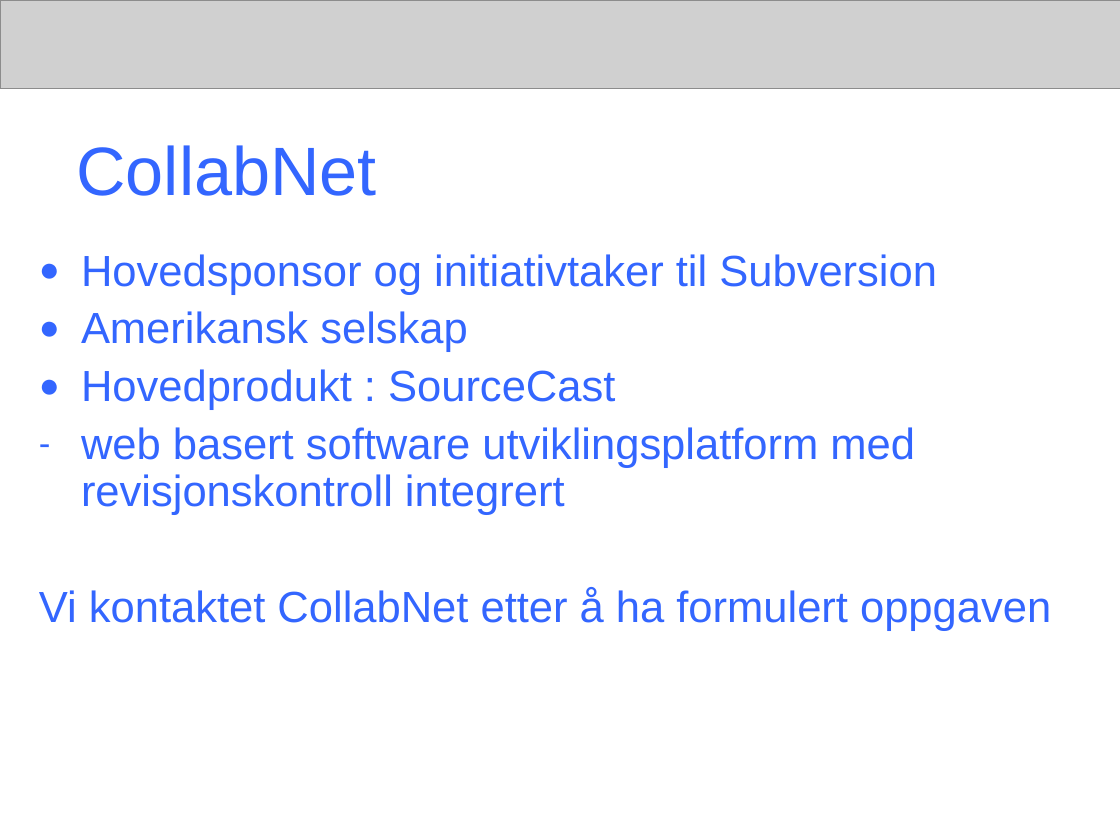
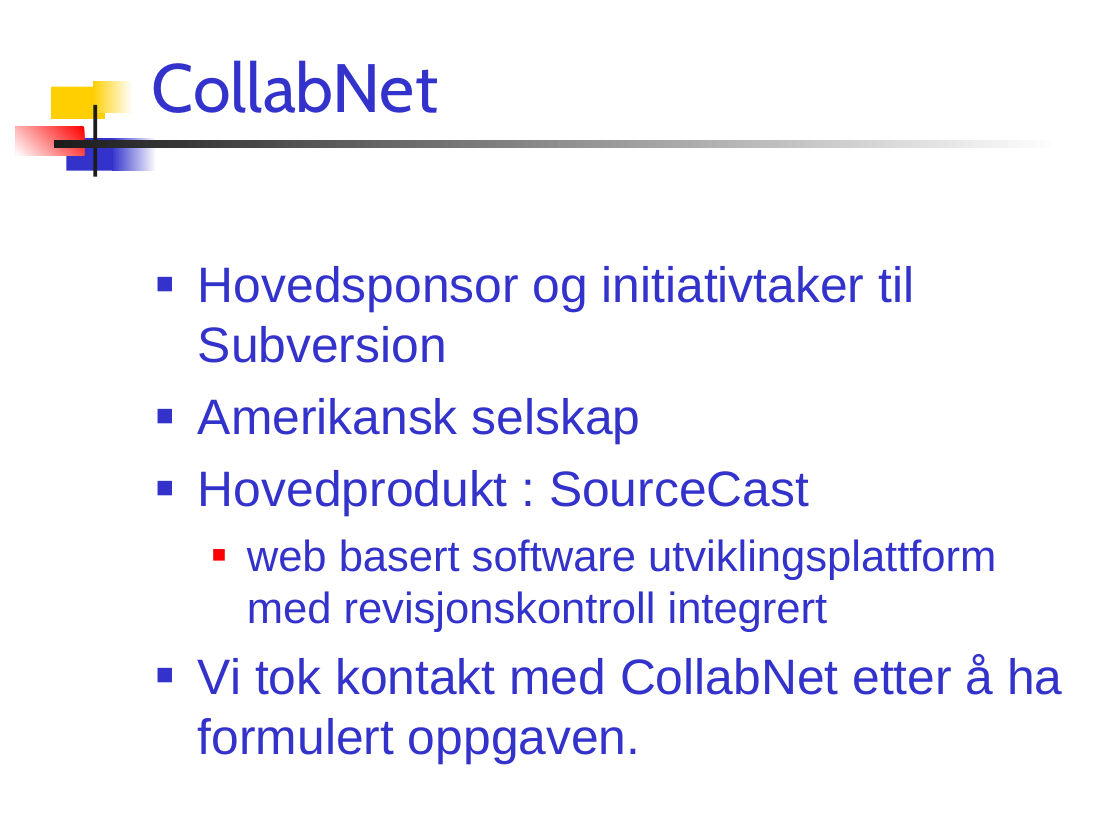
Before and after one commit to windygu/AnkhSVN, a slide deck: slide 5 of doc/powerpoint/Subversion_addin_for_VS.NET.ppt. Drawn at 1120x840 pixels with LibreOffice and Linux fonts; fonts in the diff are those of the drawing; grey boxes stand for pictures. Boxes give left, top, right and bottom in pixels: in the first picture for what was removed or moved away, otherwise in the second. Text is boxed around its words. In the diff, an @@ line names an element or a change of style, - is before the commit and + after.

Commit message:
* Changed the layout back to a template.   Change the template if you want to make changes such as font, colour, bg image. * Added image of the work schedule. * Removed the banner. * Changed some text, and fixed typos.

```diff
--- a/doc/powerpoint/Subversion_addin_for_VS.NET.ppt
+++ b/doc/powerpoint/Subversion_addin_for_VS.NET.ppt
@@ picture removed at (0,0,1120,88) @@
@@ title "CollabNet": place and size @@
-title "CollabNet" at (76,145,376,196)
+title "CollabNet" at (152,60,438,113)
@@ title "CollabNet" at (152,60,438,113): font Arial to Cabin, text colour #3366FF to #3333CC; vertical alignment top to bottom @@
@@ rectangle added at (52,86,105,119), fill #FFCF01 @@
@@ rectangle added at (93,81,133,113), fill gradient #FFFFFF to #FFCF01 @@
@@ rectangle added at (93,105,96,177), fill #1C1C1C @@
@@ rectangle added at (16,127,84,156), fill gradient #FF0000 to #FFFFFF @@
@@ rectangle added at (54,140,1062,149), fill gradient #FFFFFF to #1C1C1C @@
@@ rectangle added at (66,138,118,170), fill #3333CC @@
@@ rectangle added at (112,138,157,170), fill gradient #FFFFFF to #3333CC @@
@@ text "Hovedsponsor og initiativtaker til Subversion": place and size @@
-text "Hovedsponsor og initiativtaker til Subversion" at (39,254,1051,631)
+text "Hovedsponsor og initiativtaker til Subversion" at (198,266,1062,764)
@@ text at (198,266,914,517): size 28 to 32 pt, text colour #3366FF to #3333CC in "Hovedsponsor og initiativtaker til Subversion", "Amerikansk selskap", "Hovedprodukt : SourceCast"; bullet ● to ■; line spacing 0.9 to 1; more space between paragraphs; bullet colour #3366FF to #3333CC @@
@@ text at (198,539,1062,764): text changed; text colour #3366FF to #3333CC @@
-– web basert software utviklingsplatform med revisjonskontroll integrert
-Vi kontaktet CollabNet etter å ha formulert oppgaven
+  ■ web basert software utviklingsplattform med revisjonskontroll integrert
+■ Vi tok kontakt med CollabNet etter å ha formulert oppgaven.
```
Also in this commit, not shown: 20 other slides changed, 1 slide added, 1 slide removed.
